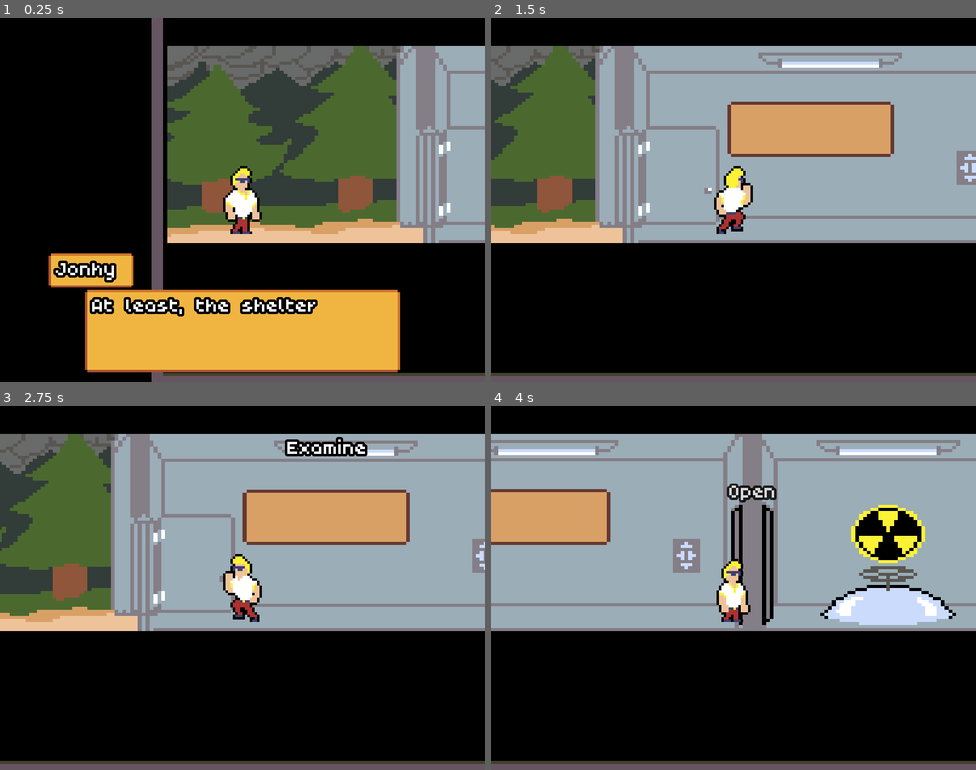
Above: before the commit, frames 1-4 (two rows, left to right).
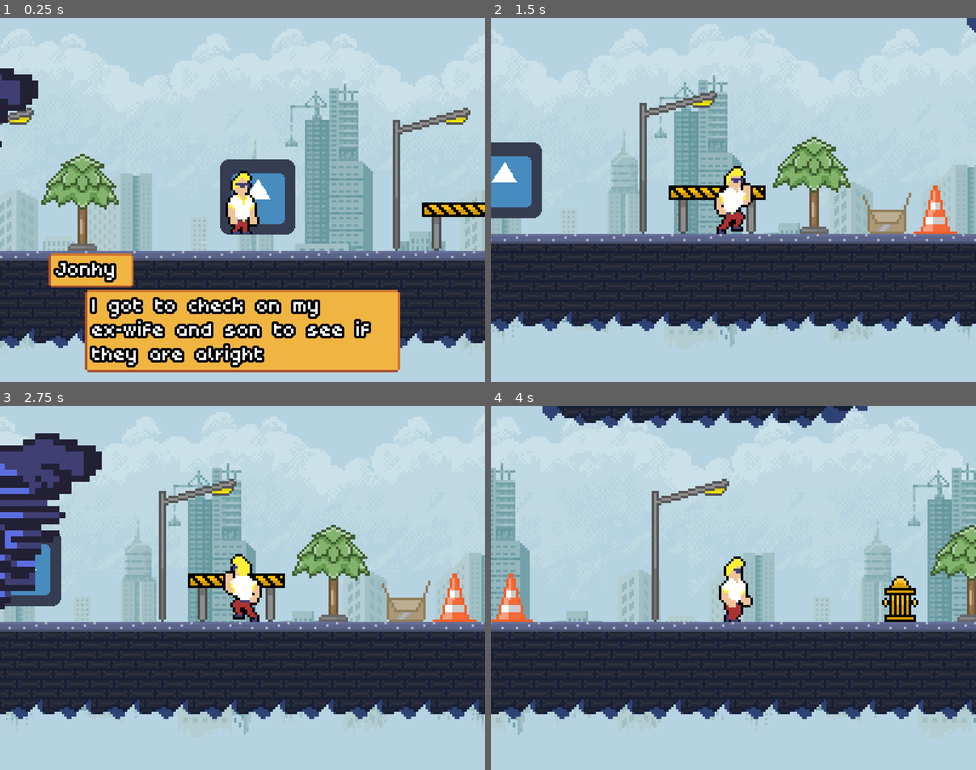
Above: after the commit, the same moments.

Repository: T4g1/gd-wildjam18
Game: Godot game, scene res://sources/game/Game.tscn
The game is run twice, just before and just after one commit, with the same random seed, the same clock (stepped at 60 frames per second) and the same inputs. The engine's default icon, where the game draws it, is replaced by a stand-in: a white triangle on a blue panel in a dark square. Sound files missing from this copy of the repository are replaced by a short silence.
Inputs:
- Up to frame 1 (0.25 s): no input
- Up to frame 2 (1.5 s): tap Enter (ui_accept) at 0.5, 0.77 s; hold E (interact) 0.53-1.28 s; hold Right (ui_right) from 0.53 s (still down); tap E (interact) at 1.35 s
- Up to frame 3 (2.75 s): tap Enter (ui_accept) at 1.52 s; release Right (ui_right) at 2.03 s; hold Left (ui_left) from 2.03 s (still down); hold E (interact) from 2.03 s (still down)
- Up to frame 4 (4 s): release Left (ui_left) at 2.78 s; release E (interact) at 2.78 s; hold Right (ui_right) from 2.78 s (still down); tap E (interact) at 2.85 s; tap Enter (ui_accept) at 3.02, 3.77 s; hold E (interact) from 3.53 s (still down)

The runs differ from the first frame. In frame 1, 87% of the frame differs, in the area x 0-100%, y 0-100%; in frame 2, 96%; in frame 3, 96%; in frame 4, 96%.

Commit message:
[add] Action song

Diff:
--- a/levels/LevelApartment.tscn
+++ b/levels/LevelApartment.tscn
@@ -32,6 +32,35 @@
 [node name="Background" type="Sprite" parent="." index="0"]
 position = Vector2( 84.8247, 82.308 )
 texture = ExtResource( 8 )
+
+[node name="Player" parent="." index="1"]
+position = Vector2( -27.8509, 98.3262 )
+z_index = 1
+jump_duration = 0.2
+
+[node name="Fridge" parent="." index="2" instance=ExtResource( 10 )]
+position = Vector2( 174.561, 95.2681 )
+
+[node name="Drawer" parent="." index="3" instance=ExtResource( 11 )]
+position = Vector2( 7.35558, 103.054 )
+interactable = false
+
+[node name="TV" parent="." index="4" instance=ExtResource( 7 )]
+position = Vector2( 110.757, 90.2222 )
+interactable = false
+
+[node name="FrontDoor" parent="." index="5" instance=ExtResource( 13 )]
+position = Vector2( 240.729, 91.9414 )
+interactable = false
+
+[node name="Window" parent="." index="6" instance=ExtResource( 12 )]
+position = Vector2( -60.3979, 85.4886 )
+interactable = false
+
+[node name="couch" type="Sprite" parent="." index="7"]
+position = Vector2( 80.006, 98.1615 )
+scale = Vector2( 0.876199, 0.876199 )
+texture = ExtResource( 4 )
 
 [node name="Mask" type="ColorRect" parent="UI" index="0"]
 visible = false
@@ -98,30 +127,6 @@
 who = "Johnny"
 thinking = true
 
-[node name="Fridge" parent="." index="2" instance=ExtResource( 10 )]
-position = Vector2( 174.561, 95.2681 )
-
-[node name="Drawer" parent="." index="3" instance=ExtResource( 11 )]
-position = Vector2( 7.35558, 103.054 )
-interactable = false
-
-[node name="TV" parent="." index="4" instance=ExtResource( 7 )]
-position = Vector2( 110.757, 90.2222 )
-interactable = false
-
-[node name="FrontDoor" parent="." index="5" instance=ExtResource( 13 )]
-position = Vector2( 240.729, 91.9414 )
-interactable = false
-
-[node name="Window" parent="." index="6" instance=ExtResource( 12 )]
-position = Vector2( -60.3979, 85.4886 )
-interactable = false
-
-[node name="couch" type="Sprite" parent="." index="7"]
-position = Vector2( 80.006, 98.1615 )
-scale = Vector2( 0.876199, 0.876199 )
-texture = ExtResource( 4 )
-
 [node name="Floor" type="CollisionShape2D" parent="Limits" index="0"]
 position = Vector2( 79.385, 122.64 )
 shape = SubResource( 1 )
@@ -146,9 +151,4 @@
 position = Vector2( 33.2068, 58.5754 )
 shape = SubResource( 4 )
 
-[node name="Player" parent="." index="9"]
-position = Vector2( -27.8509, 98.3262 )
-z_index = 1
-jump_duration = 0.2
-
 [node name="Tween" type="Tween" parent="." index="10"]
--- a/levels/LevelShelter.gd
+++ b/levels/LevelShelter.gd
@@ -19,3 +19,19 @@
 
 func introduction() -> void:
 	yield(start_dialog($UI/Introduction), "completed")
+
+
+func on_door_interacted(_body) -> void:
+	pass
+
+
+func on_generator_interacted(_body) -> void:
+	pass
+
+
+func on_keypad_interacted(_body) -> void:
+	pass
+
+
+func on_board_interacted(_body) -> void:
+	pass
--- a/levels/LevelShelter.tscn
+++ b/levels/LevelShelter.tscn
@@ -16,9 +16,6 @@
 [sub_resource type="RectangleShape2D" id=2]
 extents = Vector2( 355.901, 5.24313 )
 
-[sub_resource type="RectangleShape2D" id=3]
-extents = Vector2( 7.54988, 90.8536 )
-
 [sub_resource type="RectangleShape2D" id=4]
 extents = Vector2( 7.15265, 66.2263 )
 
@@ -27,6 +24,9 @@
 
 [sub_resource type="RectangleShape2D" id=6]
 extents = Vector2( 5.15154, 11.8016 )
+
+[sub_resource type="RectangleShape2D" id=3]
+extents = Vector2( 7.54988, 90.8536 )
 
 [node name="LevelShelter" instance=ExtResource( 1 )]
 script = ExtResource( 2 )
@@ -68,18 +68,22 @@
 position = Vector2( 56.8644, -59.7912 )
 shape = SubResource( 2 )
 
-[node name="Left" type="CollisionShape2D" parent="Limits" index="2"]
-position = Vector2( -34.5576, -6.75264 )
-shape = SubResource( 3 )
-
-[node name="Right" type="CollisionShape2D" parent="Limits" index="3"]
+[node name="Right" type="CollisionShape2D" parent="Limits" index="2"]
 position = Vector2( 355.507, -17.4774 )
 shape = SubResource( 4 )
 
-[node name="BeamLeft" type="CollisionShape2D" parent="Limits" index="4"]
+[node name="BeamLeft" type="CollisionShape2D" parent="Limits" index="3"]
 position = Vector2( 73.8819, -45.2824 )
 shape = SubResource( 5 )
 
-[node name="BeamRight" type="CollisionShape2D" parent="Limits" index="5"]
+[node name="BeamRight" type="CollisionShape2D" parent="Limits" index="4"]
 position = Vector2( 244.059, -48.6973 )
 shape = SubResource( 6 )
+
+[node name="LeftWall" type="RigidBody2D" parent="." index="8"]
+collision_layer = 0
+mode = 1
+
+[node name="Left" type="CollisionShape2D" parent="LeftWall" index="0"]
+position = Vector2( -34.5576, -6.75264 )
+shape = SubResource( 3 )
--- a/levels/LevelTornado.tscn
+++ b/levels/LevelTornado.tscn
@@ -10,6 +10,9 @@
 [ext_resource path="res://sources/ui/dialog/DialogLine.tscn" type="PackedScene" id=8]
 [ext_resource path="res://sources/ui/dialog/Dialog.tscn" type="PackedScene" id=9]
 [ext_resource path="res://entities/EndTrigger.tscn" type="PackedScene" id=10]
+[ext_resource path="res://assets/themes/action/Level_2_-_Loop.ogg" type="AudioStream" id=11]
+[ext_resource path="res://assets/themes/action/Level_2_-_Intro.ogg" type="AudioStream" id=12]
+[ext_resource path="res://sources/ComposedAudioStream2D.tscn" type="PackedScene" id=13]
 
 [sub_resource type="Curve2D" id=1]
 _data = {
@@ -97,5 +100,10 @@
 texture = ExtResource( 7 )
 region_enabled = true
 region_rect = Rect2( 0, 0, 5000, 129 )
+
+[node name="Theme" parent="." index="7" instance=ExtResource( 13 )]
+playing = true
+intro = ExtResource( 12 )
+loop = ExtResource( 11 )
 [connection signal="end_reached" from="TornadoPath/TornadoFollow/Tornado" to="." method="_on_Tornado_end_reached"]
 [connection signal="triggered" from="TornadoPath/TornadoFollow/Tornado" to="." method="_on_Tornado_triggered"]
--- /dev/null
+++ b/sources/ComposedAudioStream2D.tscn
@@ -0,0 +1,13 @@
+[gd_scene load_steps=3 format=2]
+
+[ext_resource path="res://sources/ComposedAudioStreamPlayer2D.gd" type="Script" id=1]
+[ext_resource path="res://assets/themes/action/Level_2_-_Loop.ogg" type="AudioStream" id=2]
+
+[node name="ComposedAudioStream2D" type="Node2D"]
+script = ExtResource( 1 )
+
+[node name="Intro" type="AudioStreamPlayer" parent="."]
+
+[node name="Loop" type="AudioStreamPlayer" parent="."]
+stream = ExtResource( 2 )
+[connection signal="finished" from="Intro" to="." method="on_intro_finished"]
--- /dev/null
+++ b/sources/ComposedAudioStreamPlayer2D.gd
@@ -0,0 +1,36 @@
+"""
+Allows to an intro to loop song
+"""
+extends Node2D
+
+export (bool) var playing = false
+export (AudioStream) var intro
+export (AudioStream) var loop
+
+
+func _ready() -> void:
+	assert(intro)
+	assert(loop)
+
+	$Intro.stream = intro
+	$Loop.stream = loop
+
+	if playing:
+		play()
+	else:
+		stop()
+
+
+func play() -> void:
+	playing = true
+	$Intro.play()
+
+
+func stop() -> void:
+	playing = false
+	$Intro.stop()
+	$Loop.stop()
+
+
+func on_intro_finished() -> void:
+	$Loop.play()
--- a/sources/game/Game.tscn
+++ b/sources/game/Game.tscn
@@ -12,4 +12,4 @@
 ]]
 script = ExtResource( 1 )
 levels = [ ExtResource( 2 ), ExtResource( 4 ), ExtResource( 3 ), ExtResource( 5 ), ExtResource( 6 ) ]
-level_id = 3
+level_id = 0
--- a/sources/player/Player.tscn
+++ b/sources/player/Player.tscn
@@ -16,6 +16,7 @@
 [ext_resource path="res://assets/sfx/player/sfx_footstep_5.ogg" type="AudioStream" id=14]
 [ext_resource path="res://sources/MultipleAudioStreamPlayer2D.gd" type="Script" id=15]
 [ext_resource path="res://assets/sfx/player/sfx_player_dies.ogg" type="AudioStream" id=16]
+[ext_resource path="res://assets/sfx/player/sfx_player_jump.ogg" type="AudioStream" id=17]
 
 [sub_resource type="RectangleShape2D" id=1]
 extents = Vector2( 5.62455, 12.5059 )
@@ -37,7 +38,6 @@
 [node name="Sprite" type="AnimatedSprite" parent="."]
 frames = ExtResource( 1 )
 animation = "idle"
-frame = 1
 playing = true
 __meta__ = {
 "_edit_lock_": true
@@ -79,6 +79,7 @@
 [node name="SFX" type="Node2D" parent="."]
 
 [node name="jump" type="AudioStreamPlayer2D" parent="SFX"]
+stream = ExtResource( 17 )
 
 [node name="die" type="AudioStreamPlayer2D" parent="SFX"]
 stream = ExtResource( 16 )
Not shown, added: assets/sfx/player/sfx_player_jump.ogg.import
Not shown, added: assets/themes/action/Level_2_-_Intro.ogg.import
Not shown, added: assets/themes/action/Level_2_-_Loop.ogg.import
Not shown: 1 places in levels/LevelTornado.tscn that only renumber resources
Not shown: 1 places in sources/player/Player.tscn that only renumber resources
Not shown, added: assets/sfx/player/sfx_player_jump.ogg
Not shown, added: assets/themes/action/Level_2_-_Intro.ogg
Not shown, added: assets/themes/action/Level_2_-_Loop.ogg
